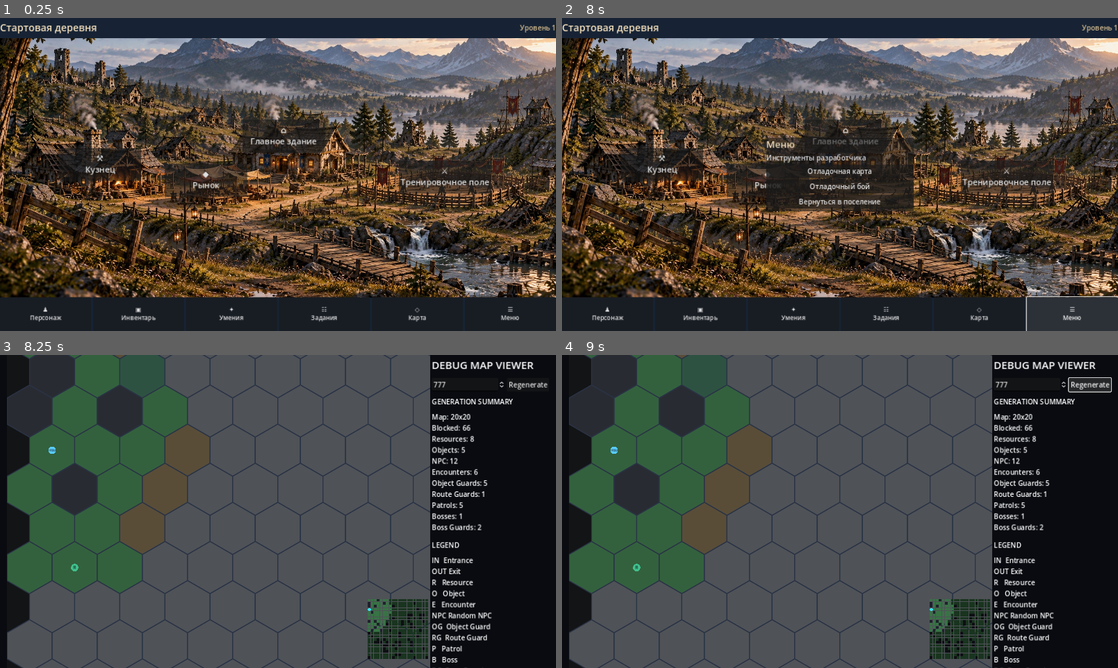
Above: before the commit, frames 1-4 (two rows, left to right).
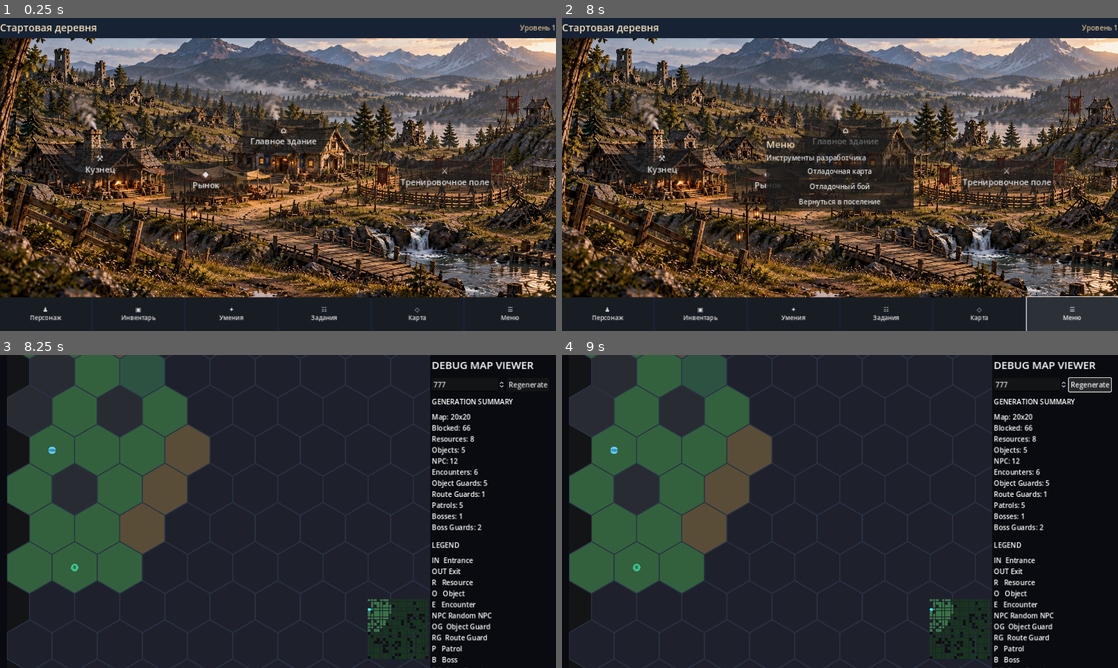
Above: after the commit, the same moments.

Repository: Archoniou1987/Battle-of-Artheon
Game: Godot game, scene res://scenes/main/main.tscn
Two runs of this game, one before a commit and one after it. Both use one fixed random seed, a clock stepped at 60 frames per second and the inputs below.
Inputs:
- Up to frame 1 (0.25 s): no input
- Up to frame 2 (8 s): click "⚒ Кузнец" at 0.5 s; click "◆ Рынок" at 1.25 s; click "⌂ Главное здание" at 2 s; click "⚔ Тренировочное поле" at 2.75 s; click "♟ Персонаж" at 3.5 s; click "▣ Инвентарь" at 4.25 s; click "✦ Умения" at 5 s; click "☷ Задания" at 5.75 s; click "◇ Карта" at 6.5 s; click "☰ Меню" at 7.25 s
- Up to frame 3 (8.25 s): click "Отладочная карта" at 8 s
- Up to frame 4 (9 s): click "Regenerate" at 8.75 s

Frames 1-2 are identical in both runs. In frame 3, 49% of the frame differs, in the area x 1-78%, y 0-100%; in frame 4, 49%.

Commit message:
Map navigation: explored fog, timed safe movement and hex distance correction

Diff:
--- a/scenes/debug/debug_map_canvas.gd
+++ b/scenes/debug/debug_map_canvas.gd
@@ -20,11 +20,23 @@
 var player_hex:=Vector2i(-1,-1)
 var selected_hex:=Vector2i(-1,-1)
 var preview_path:Array[Vector2i]=[]
+var explored_hexes:Dictionary={}
+
+func remember_visible()->void:
+	if generated.is_empty() or player_hex.x<0: return
+	var map:TacticalMapState=generated.map
+	for pos in map.cells.keys():
+		if _is_visible_hex(pos):
+			explored_hexes[pos]=true
+			map.cell(pos).discovered=true
+	queue_redraw()
+
 
 func set_player_view(pos:Vector2i,selected:Vector2i,path:Array[Vector2i])->void:
 	player_hex=pos
 	selected_hex=selected
 	preview_path=path.duplicate()
+	remember_visible()
 	queue_redraw()
 var loot_markers:Array[Vector2i]=[]
 
@@ -34,6 +46,8 @@
 
 func set_generated(value:Dictionary)->void:
 	generated=value
+	explored_hexes.clear()
+	player_hex=Vector2i(-1,-1)
 	_build_entity_roles()
 	custom_minimum_size=_map_pixel_size()
 	queue_redraw()
@@ -55,7 +69,7 @@
 	for r in range(map.height):
 		for q in range(map.width):
 			var pos:=Vector2i(q,r)
-			if _is_visible_hex(pos) and Geometry2D.is_point_in_polygon(event.position,_hex_points(_hex_center(pos))):
+			if explored_hexes.has(pos) and Geometry2D.is_point_in_polygon(event.position,_hex_points(_hex_center(pos))):
 				hex_selected.emit(pos)
 				accept_event()
 				return
@@ -84,7 +98,10 @@
 			var pos:=Vector2i(q,r)
 			var center:=_hex_center(pos)
 			var cell:MapCell=map.cell(pos)
-			draw_colored_polygon(_hex_points(center),_cell_color(cell) if _is_visible_hex(pos) else Color(0.31,0.32,0.34))
+			var tint:=Color(0.12,0.13,0.17)
+			if _is_visible_hex(pos): tint=_cell_color(cell)
+			elif explored_hexes.has(pos): tint=_cell_color(cell).lerp(Color(0.30,0.32,0.36),0.55)
+			draw_colored_polygon(_hex_points(center),tint)
 			draw_polyline(_closed_hex_points(center),Color(0.16,0.20,0.27),1.0,true)
 	for patrol in generated.get("patrols",[]):
 		var points:=PackedVector2Array()
@@ -110,9 +127,9 @@
 	if preview_path.size()>1:
 		var line:=PackedVector2Array()
 		for pos in preview_path:
-			if _is_visible_hex(pos): line.append(_hex_center(pos))
+			if explored_hexes.has(pos): line.append(_hex_center(pos))
 		draw_polyline(line,Color(0.20,0.85,1.0),3.0,true)
-	if selected_hex.x>=0 and _is_visible_hex(selected_hex):
+	if selected_hex.x>=0 and explored_hexes.has(selected_hex):
 		draw_polyline(_closed_hex_points(_hex_center(selected_hex)),Color(0.30,0.90,1.0),3.0,true)
 	if player_hex.x>=0:
 		_draw_badge(_hex_center(player_hex),"YOU",Color(0.35,0.80,1.0))
@@ -154,9 +171,7 @@
 	# Odd-row offset coordinates -> axial coordinates, then hex distance.
 	var aq:int=pos.x-(pos.y-(pos.y&1))/2
 	var bq:int=player_hex.x-(player_hex.y-(player_hex.y&1))/2
-	var dq:int=aq-bq
-	var dr:int=pos.y-player_hex.y
-	return maxi(absi(dq),maxi(absi(dr),absi(dq+dr)))<=effective_visibility_radius()
+	return HexGrid.distance(pos,player_hex)<=effective_visibility_radius()
 
 func _cell_color(cell:MapCell)->Color:
 	if cell.blocked:
